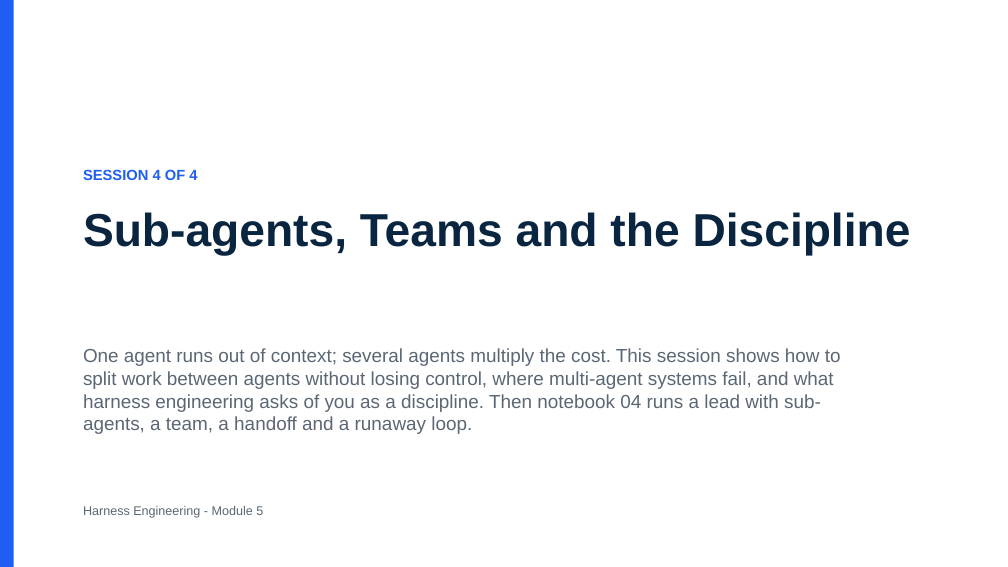
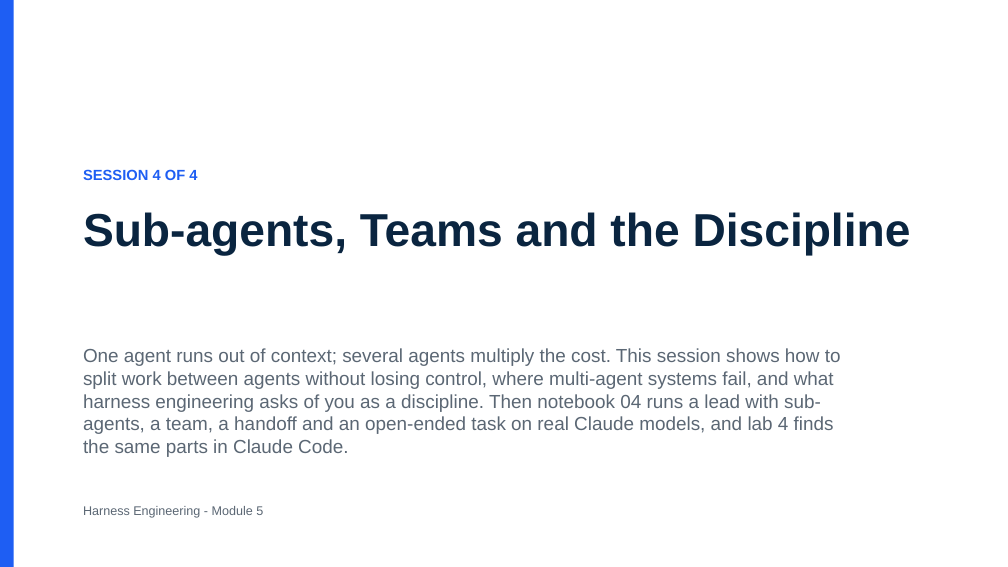
Before and after one commit to maglionejm/fontys-tech-exercises, a slide deck: slide 1 of presentations/m5-session-4-sub-agents-teams-and-the-discipline.pptx. Drawn at 1008x567 pixels with LibreOffice and Linux fonts; fonts in the diff are those of the drawing. Boxes give left, top, right and bottom in pixels: in the first picture for what was removed or moved away, otherwise in the second. Text is boxed around its words. In the diff, an @@ line names an element or a change of style, - is before the commit and + after.

```diff
--- a/presentations/m5-session-4-sub-agents-teams-and-the-discipline.pptx
+++ b/presentations/m5-session-4-sub-agents-teams-and-the-discipline.pptx
@@ text at (83,348,841,457): text changed @@
-One agent runs out of context; several agents multiply the cost. This session shows how to split work between agents without losing control, where multi-agent systems fail, and what harness engineering asks of you as a discipline. Then notebook 04 runs a lead with sub-agents, a team, a handoff and a runaway loop.
+One agent runs out of context; several agents multiply the cost. This session shows how to split work between agents without losing control, where multi-agent systems fail, and what harness engineering asks of you as a discipline. Then notebook 04 runs a lead with sub-agents, a team, a handoff and an open-ended task on real Claude models, and lab 4 finds the same parts in Claude Code.
```
Also in this commit, not shown: 9 other slides changed, 3 slides added, 1 other file.
